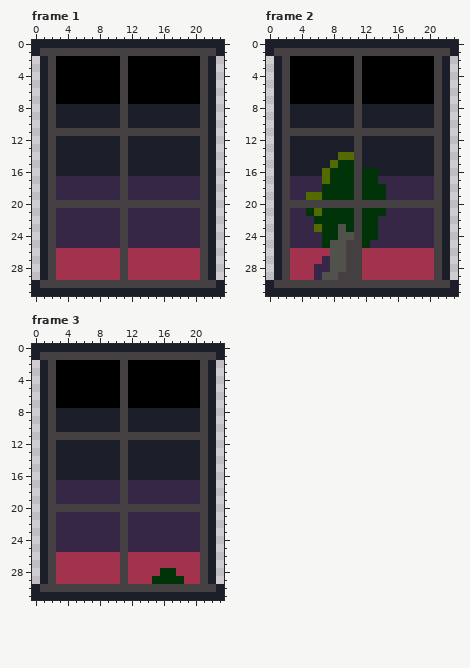
One commit to this pixel-art file: Environment/OldHouse/Tiles/Windows.aseprite. The picture above was drawn from the file before the commit.
24x32 pixels, 3 frames. Shown: frame 1, frame 2, frame 3.
And afterwards:
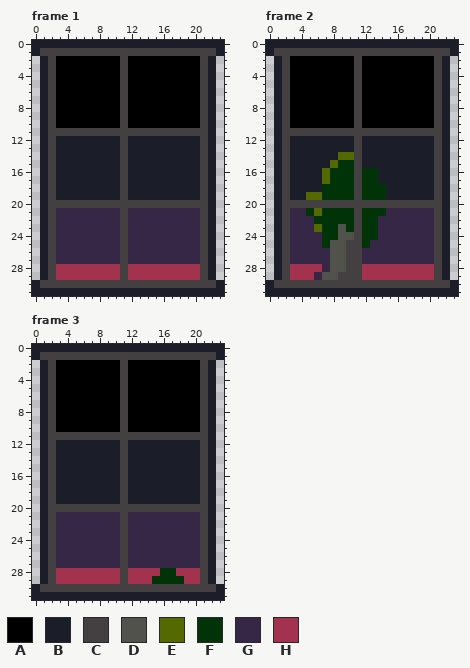
Palette (. is transparent): A #000000  B #1b1e29  C #443f41  D #52524c  E #546a00  F #003308  G #362747  H #a2324e
The exact change:
Frame 1, layers "Scenery", "Sky":
Colour B becomes colour A in rows 8 to 10 at x 3 to 10 and 12 to 20.
Colour G becomes colour B in rows 17 to 19 at x 3 to 10 and 12 to 20.
Colour H becomes colour G in rows 26 to 27 at x 3 to 10 and 12 to 20.
Frame 2, layers "Scenery", "Sky":
Colour B becomes colour A in rows 8 to 10 at x 3 to 10 and 12 to 20.
Colour G becomes colour B in row 17 at x 3 to 6 and 14 to 20; in row 18 at x 3 to 6 and 15 to 20; in row 19 at x 3 to 4 and 15 to 20.
Colour H becomes colour G in row 26 at x 3 to 7 and 12 to 20; in row 27 at x 3 to 6 and 12 to 20.
Colour G becomes colour H in row 28 at x 6.
Frame 3, layers "Scenery", "Sky": the same change as frame 1
